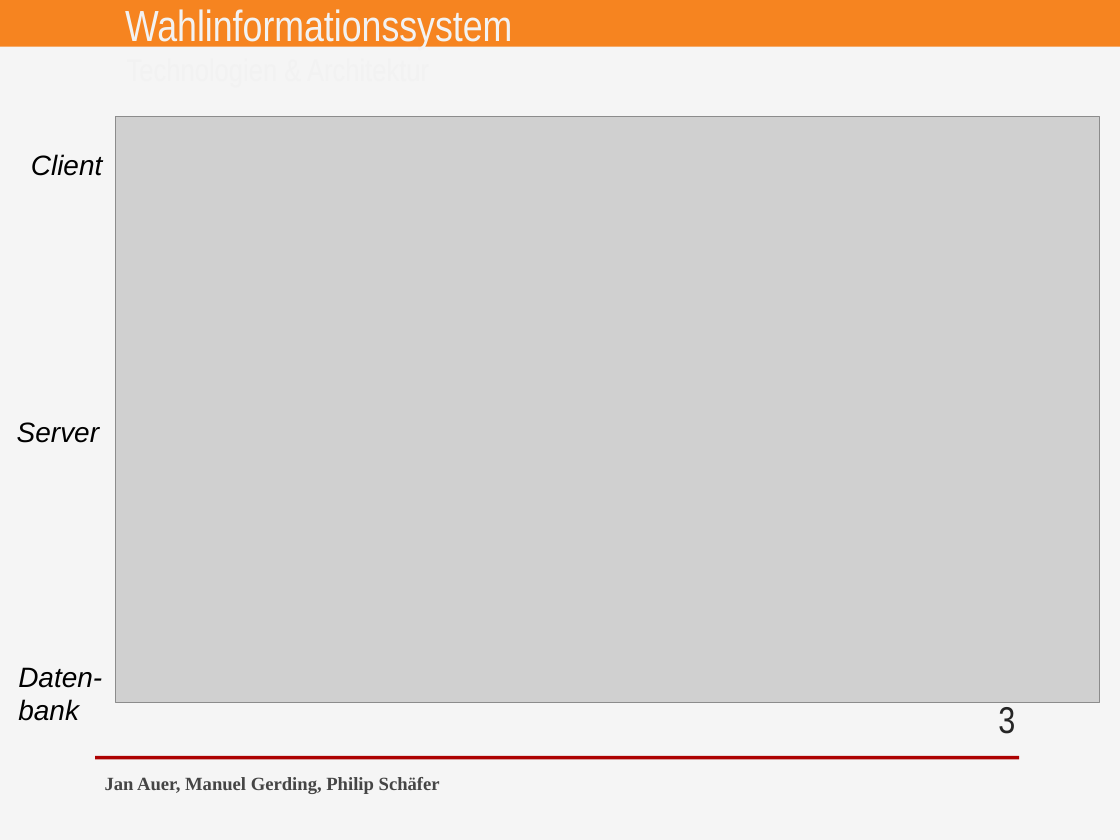
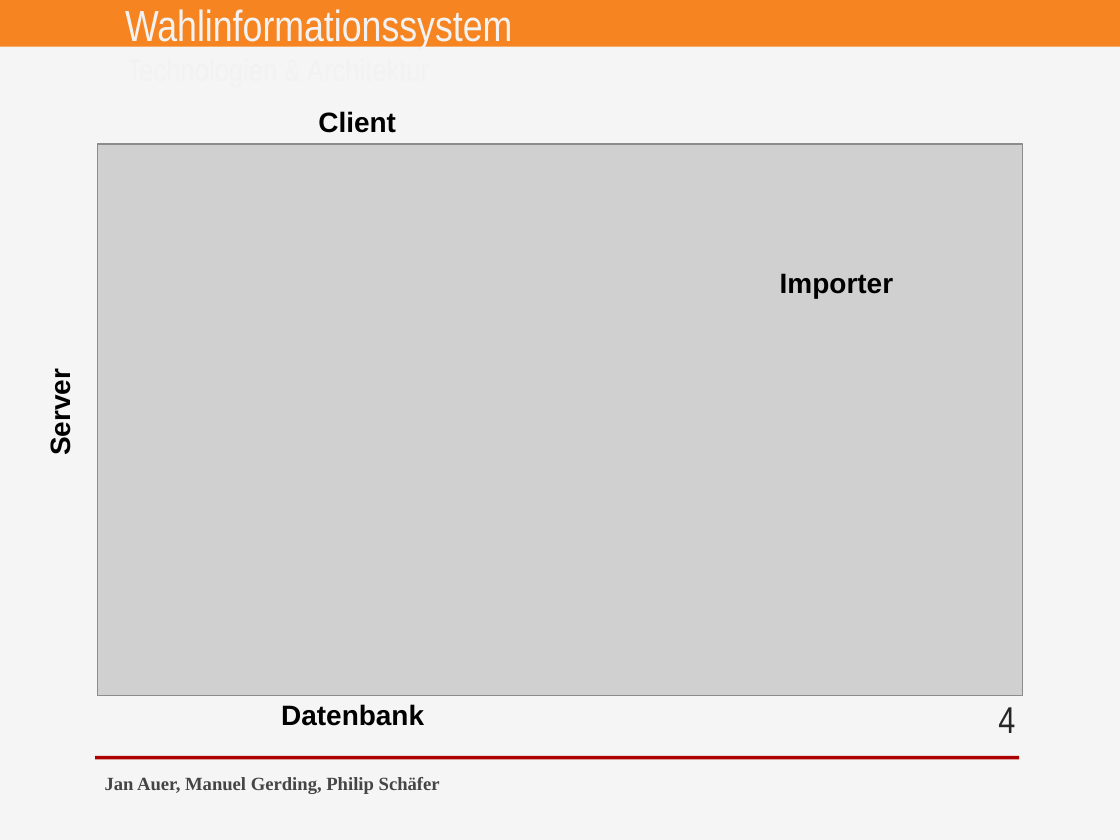
Before and after one commit to jan-auer/bundestag, a slide deck: slide 4 of docs/presentation.pptx (slide 3 before the commit). Drawn at 1120x840 pixels with LibreOffice and Linux fonts; fonts in the diff are those of the drawing; grey boxes stand for pictures; background and template pictures are left out. Boxes give left, top, right and bottom in pixels: in the first picture for what was removed or moved away, otherwise in the second. Text is boxed around its words. In the diff, an @@ line names an element or a change of style, - is before the commit and + after.

```diff
--- a/docs/presentation.pptx
+++ b/docs/presentation.pptx
@@ text "Client": place and size @@
-text "Client" at <box>31,154,103,176</box>
+text "Client" at <box>318,111,396,133</box>
@@ picture: place and size @@
-picture at <box>115,116,1100,703</box>
+picture at <box>97,144,1024,697</box>
@@ bold on, italic off in 3 elements at <box>45,380,76,454</box>, <box>318,111,396,133</box>, <box>780,273,893,298</box> @@
@@ text "Importer": place and size @@
-text "Importer" at <box>969,609,1103,654</box>
+text "Importer" at <box>780,273,893,298</box>
@@ text "Server": place and size @@
-text "Server" at <box>17,422,99,443</box>
+text "Server" at <box>45,380,76,454</box>
@@ text removed at <box>18,667,102,721</box> @@
-Daten-
-bank
@@ text added at <box>281,704,424,726</box>, 18 pt, text #000000, bold @@
+Datenbank
@@ page number at <box>998,707,1015,733</box>: text changed @@
-3
+4
```
Also in this commit, not shown: 4 other slides changed, 2 slides added.
